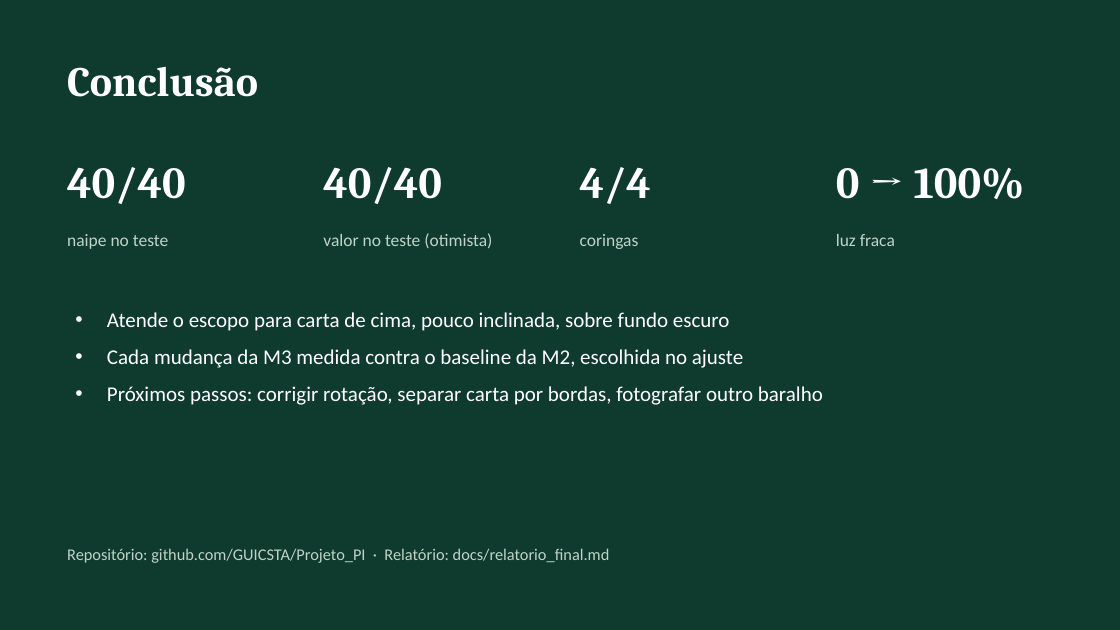
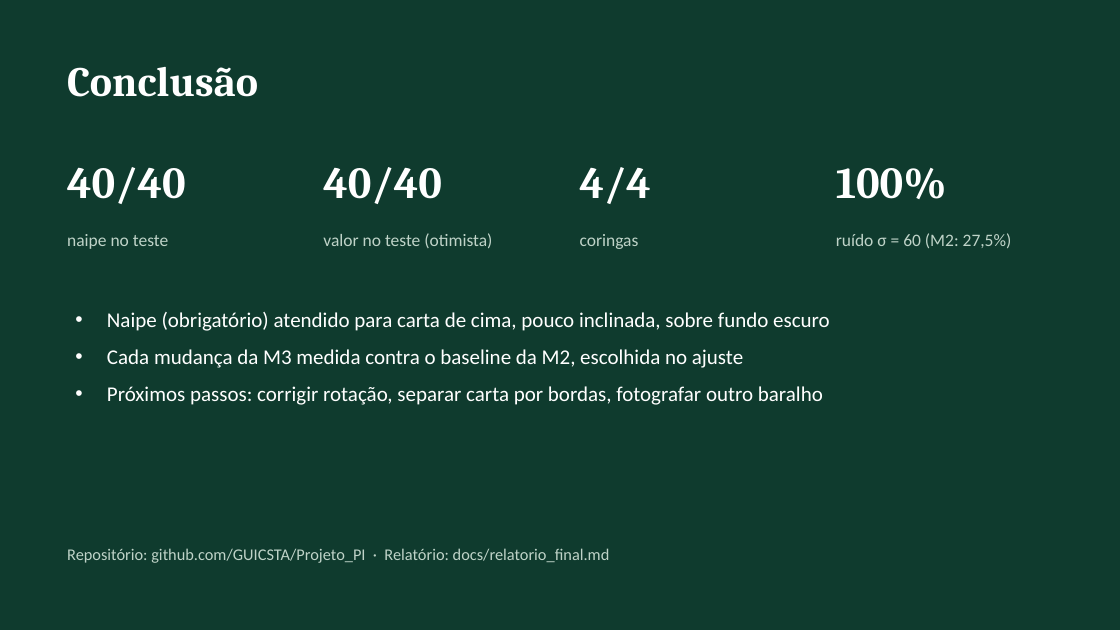
Before and after one commit to GUICSTA/Projeto_PI, a slide deck: slide 14 of Slides_M3.pptx (slide 13 before the commit). Drawn at 1120x630 pixels with LibreOffice and Linux fonts; fonts in the diff are those of the drawing. Boxes give left, top, right and bottom in pixels: in the first picture for what was removed or moved away, otherwise in the second. Text is boxed around its words. In the diff, an @@ line names an element or a change of style, - is before the commit and + after.

Commit message:
Atualizar slides e roteiro da M3 com a comparação de métodos nas condições e os resultados de ruído corrigidos

```diff
--- a/Slides_M3.pptx
+++ b/Slides_M3.pptx
@@ text at <box>836,168,947,199</box>: text changed @@
-0 → 100%
+100%
@@ text at <box>836,233,1012,248</box>: text changed @@
-luz fraca
+ruído σ = 60 (M2: 27,5%)
@@ text at <box>107,312,830,331</box>: text changed @@
-• Atende o escopo para carta de cima, pouco inclinada, sobre fundo escuro
+• Naipe (obrigatório) atendido para carta de cima, pouco inclinada, sobre fundo escuro
```
Also in this commit, not shown: 4 other slides changed, 1 slide added, 3 other files.
